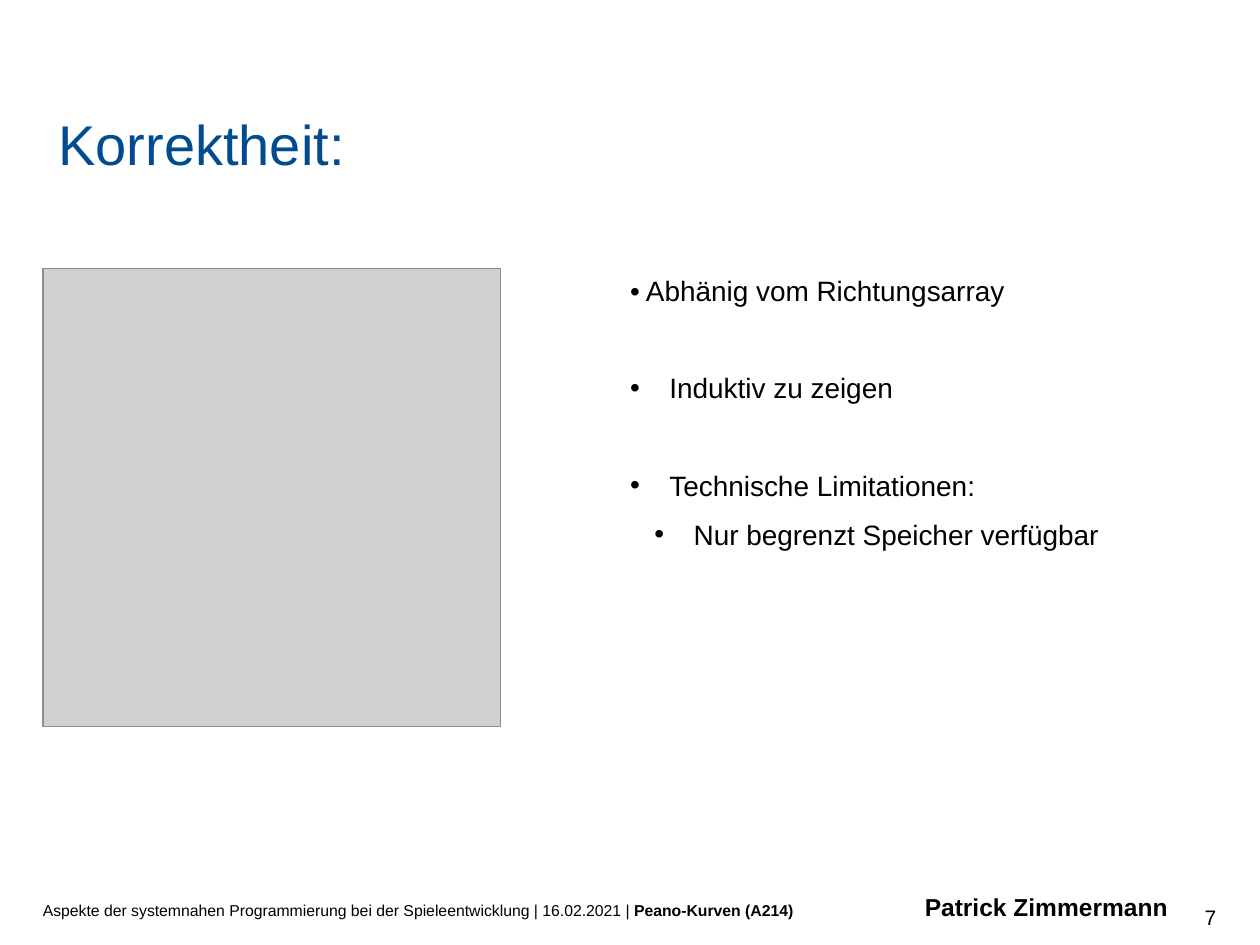
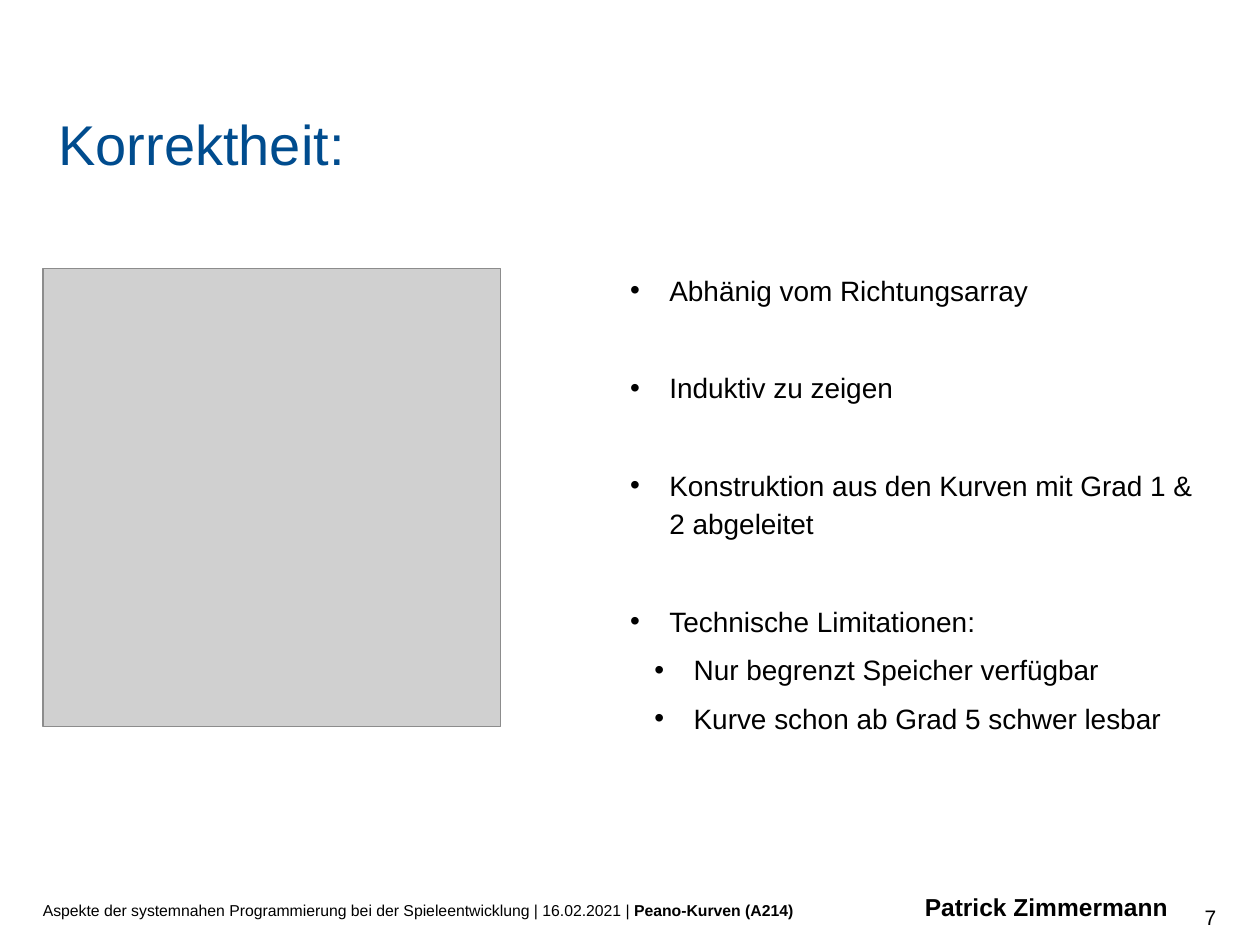
Before and after one commit to PaddlePad/ASP-Peano, a slide deck: slide 7 of Ausarbeitung/präzi.pptx. Drawn at 1260x945 pixels with LibreOffice and Linux fonts; fonts in the diff are those of the drawing; grey boxes stand for pictures; background and template pictures are left out. Boxes give left, top, right and bottom in pixels: in the first picture for what was removed or moved away, otherwise in the second. Text is boxed around its words. In the diff, an @@ line names an element or a change of style, - is before the commit and + after.

```diff
--- a/Ausarbeitung/präzi.pptx
+++ b/Ausarbeitung/präzi.pptx
@@ text at bbox=[669, 280, 1028, 306]: text changed @@
-• Abhänig vom Richtungsarray
+• Abhänig vom Richtungsarray
@@ text at bbox=[669, 475, 1166, 539]: paragraph added @@
+• Konstruktion aus den Kurven mit Grad 1 & 2 abgeleitet
@@ text at bbox=[694, 708, 1161, 730]: paragraph added @@
+  • Kurve schon ab Grad 5 schwer lesbar
```
Also in this commit, not shown: 1 other slide changed, 1 other file.
